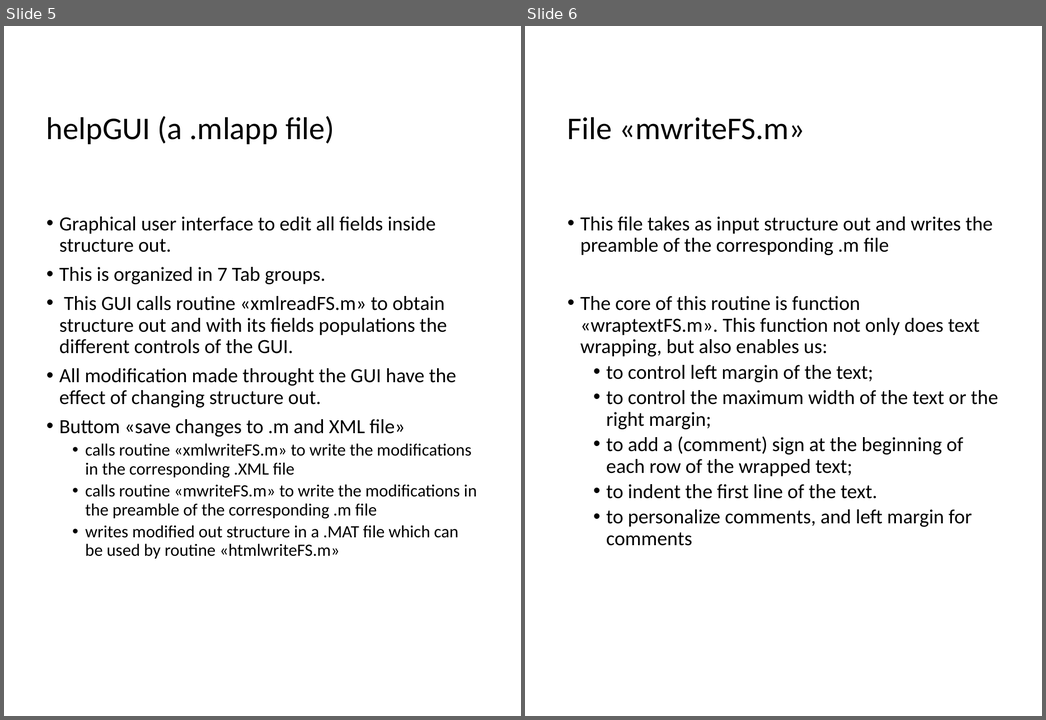
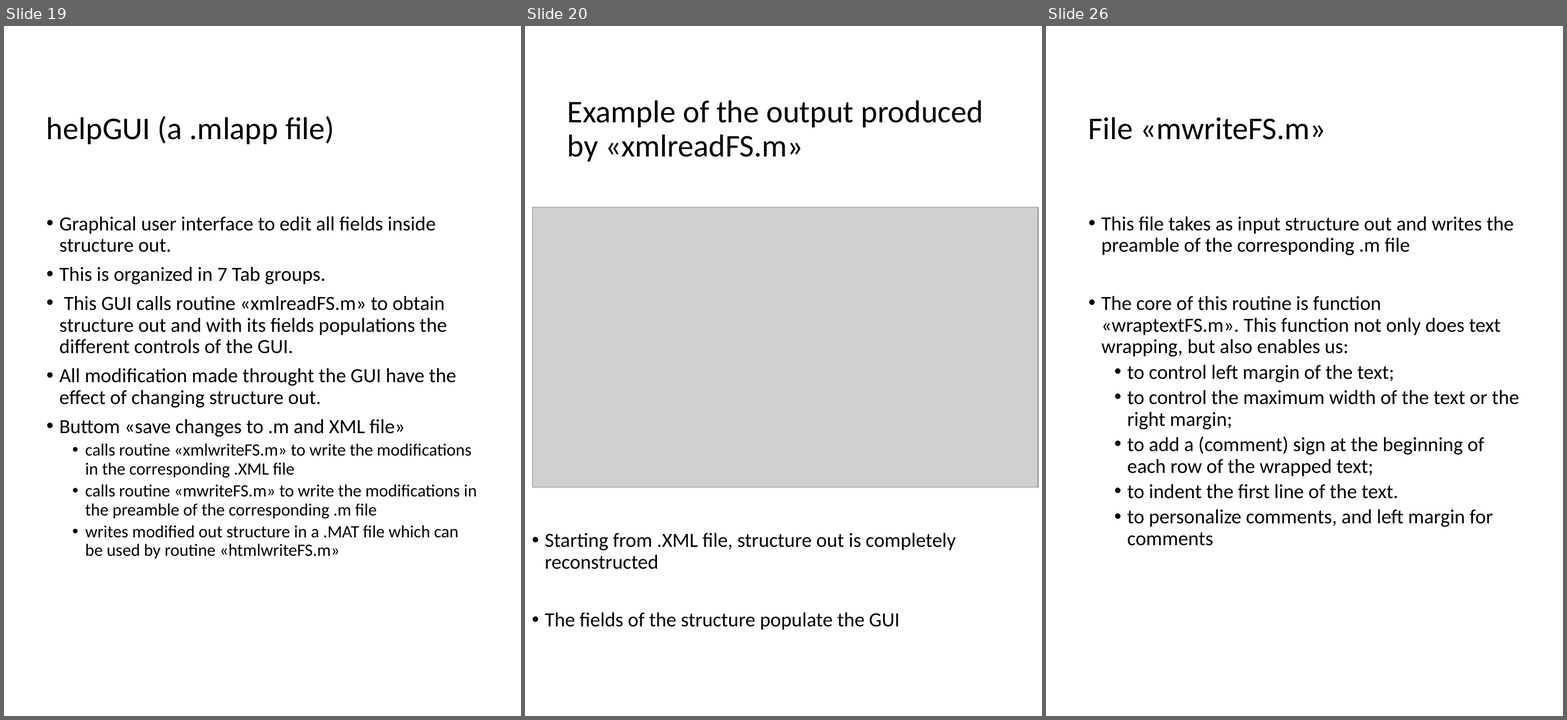
Before and after one commit to kvcorb/FSDA, a slide deck: utilities_help/FlowChart.pptx. Shown side by side, each under a label of ours: slides 5 and 6 before the commit, slides 19, 20 and 26 after it; the slides between them are not shown. The pictures are 1046x720 and 1567x720 pixels, drawn with LibreOffice and Linux fonts; fonts in the diff are those of the drawing; grey boxes stand for pictures. Boxes give left, top, right and bottom in pixels: in the first picture for what was removed or moved away, otherwise in the second. Text is boxed around its words. In the diff, an @@ line names an element or a change of style, - is before the commit and + after.

```diff
--- a/utilities_help/FlowChart.pptx
+++ b/utilities_help/FlowChart.pptx
@@ slide 20 added at [525,26,1042,716], background #FFFFFF @@
@@ title added at [568,100,984,162], 33 pt, text #000000 @@
+Example of the output produced by «xmlreadFS.m»
@@ picture added at [533,207,1039,487] @@
@@ text added at [545,533,956,630], 21 pt, text #000000 @@
+• Starting from .XML file, structure out is completely reconstructed
+• The fields of the structure populate the GUI
@@ what was slide 5 is now slide 19 @@
@@ what was slide 6 is now slide 26 @@
```
Also in this commit, not shown: 2 slides changed, 22 other slides added, 5 other files.
